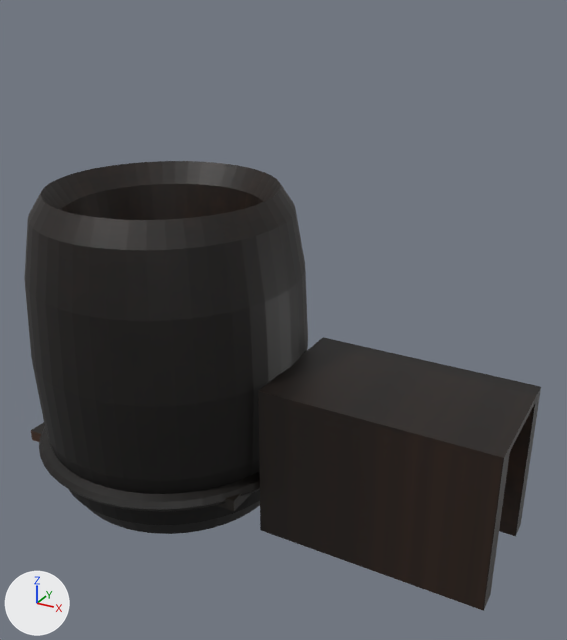
The glTF model data/custom_levels/forbidden-temple/forbidden-temple.glb as it was, and as the next commit left it.
Both versions are drawn from a 50 mm camera at (440.3, 140.0, 25.4) aimed at (384.5, 241.4, -25.3). Lighting does not change. The marker at lower left points along +X, +Y and +Z. Where no turn or scale is listed for an object, it has been applied to the vertices. Vertices at the same position are counted once.

Names of what the first picture shows: 'Floor', 'Outer Rim', 'Wall Sides', 'Walls'.
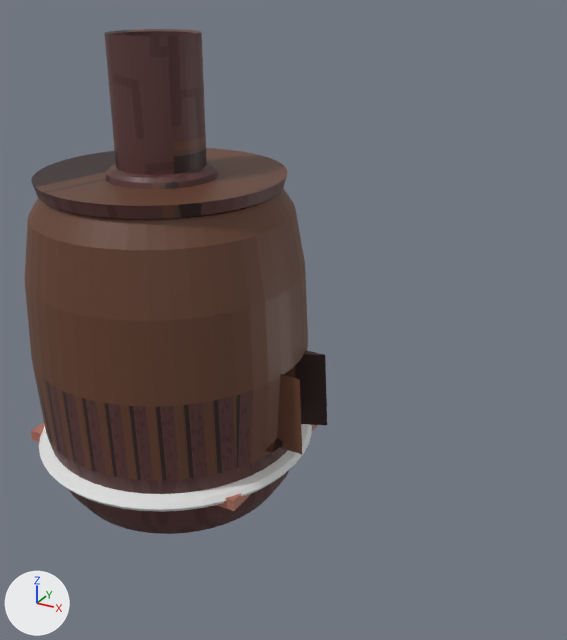
The change in detail:
Picture 'WallTexture_1' (img_walltexture_1) is new.
Material 'JungleTempleWalls' (mat_jungletemplewalls) changes its picture from img_jng_precursor_metal_plain_fade_01 to img_walltexture_1.
me_cube_001 has 8 vertices, 12 faces and spans x -0.6..43.3, y -13.4..19.6, z -1.0..1.0.
me_cube_001 is used by ob_floor; location (340.4, 239.8, -52.1).
me_cube_001 part 1: texture (UV) coordinates of 12 of 12 faces, centred in x -0.6..43.3, y -13.4..19.6, z -1.0..1.0, changed; they spanned u 0.12..0.88, v 0.0..1.0 and now span u -0.02..1.06, v -0.05..1.03.
me_torus_001 is used by ob_walls; location (362.4, 241.0, -33.4).
me_torus_001 had 871 vertices, 1730 faces and spanned x -24.0..27.8, y -24.0..24.0, z -27.3..27.3.
me_torus_001 now has 877 vertices, 1740 faces and spans x -24.0..27.8, y -24.0..24.0, z -27.3..27.3.
me_torus_001 part 2: 1728 kept faces spanning x -24.0..27.8, y -24.0..24.0, z -27.3..27.3 get new texture (UV) coordinates.
me_torus_003 has 576 vertices, 1152 faces and spans x -24.9..24.9, y -24.9..24.9, z -1.8..1.8.
me_torus_003 no longer uses material mat_baseboard (picture img_junb_darker_metal).
Mesh me_torus_002 is new.
It has 768 vertices, 1536 faces and spans x -20.3..20.3, y -20.3..20.3, z -1.8..21.8.
It uses material mat_jungletemplewalls (picture img_walltexture_1).
Object 'Wall Sides' (ob_wall_sides) is deleted.
Object 'Platform Tunnel' (ob_platform_tunnel) is new; it shows me_torus_002.
Its location is (362.4, 241.0, -4.3).

Location of each change, (x1, y1, x2, y2) in pixels of the pictures (567 x 640 px):
'Walls', surface changed (black to brown)
    both: (24, 161, 327, 534)
'Wall Sides', deleted (black)
    before: (258, 337, 541, 611)
'Platform Tunnel', added (brown)
    after: (31, 29, 288, 219)
'Outer Rim', recoloured (black to white)
    both: (39, 424, 312, 512)
part 1 of me_cube_001, surface changed (black to brown)
    before: (31, 422, 250, 511)
    after: (31, 422, 318, 511)
part 2 of me_torus_001, surface changed (black to brown)
    both: (24, 188, 308, 534)
